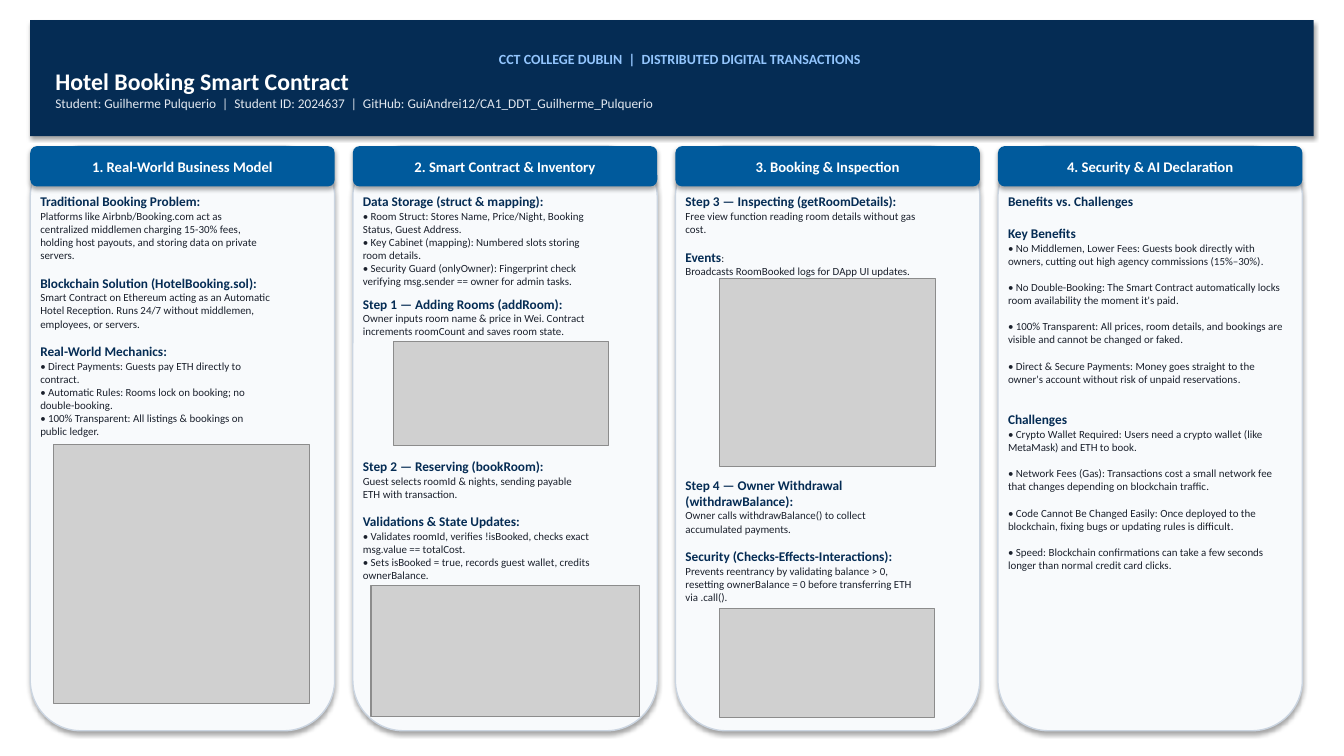
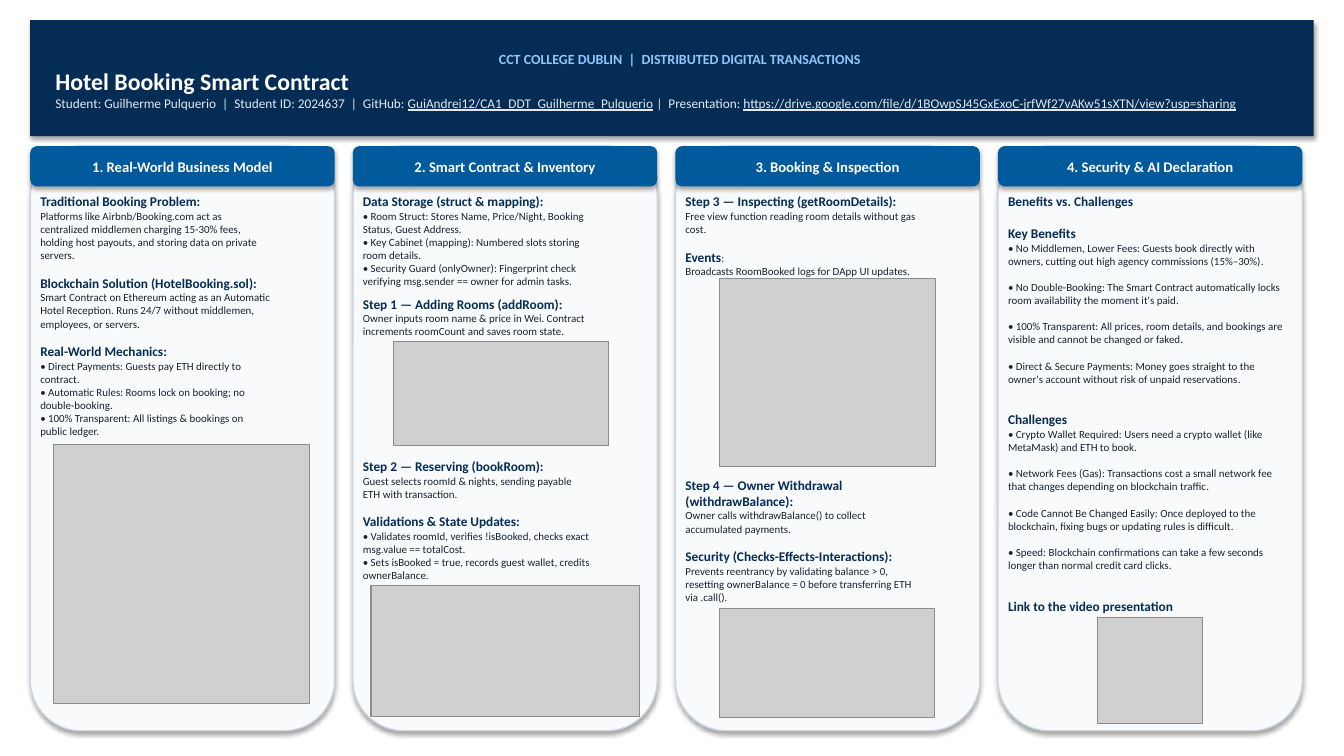
Before and after one commit to GuiAndrei12/CA1_DDT_Guilherme_Pulquerio, a slide deck: slide 1 of presentation/CA1_DDT_Poster_Presentation_Guilherme_Pulquerio.pptx. Drawn at 1344x756 pixels with LibreOffice and Linux fonts; fonts in the diff are those of the drawing; grey boxes stand for pictures. Boxes give left, top, right and bottom in pixels: in the first picture for what was removed or moved away, otherwise in the second. Text is boxed around its words. In the diff, an @@ line names an element or a change of style, - is before the commit and + after.

```diff
--- a/presentation/CA1_DDT_Poster_Presentation_Guilherme_Pulquerio.pptx
+++ b/presentation/CA1_DDT_Poster_Presentation_Guilherme_Pulquerio.pptx
@@ text in rectangle at (x1=55, y1=98, x2=1235, y2=111): text changed @@
-Student: Guilherme Pulquerio | Student ID: 2024637 | GitHub: GuiAndrei12/CA1_DDT_Guilherme_Pulquerio
+Student: Guilherme Pulquerio | Student ID: 2024637 | GitHub: GuiAndrei12/CA1_DDT_Guilherme_Pulquerio | Presentation: https://drive.google.com/file/d/1BOwpSJ45GxExoC-jrfWf27vAKw51sXTN/view?usp=sharing
@@ text at (x1=1008, y1=601, x2=1173, y2=613): paragraph added @@
+Link to the video presentation
@@ picture added at (x1=1098, y1=618, x2=1203, y2=724) @@
```
Also in this commit, not shown: 3 other files.
